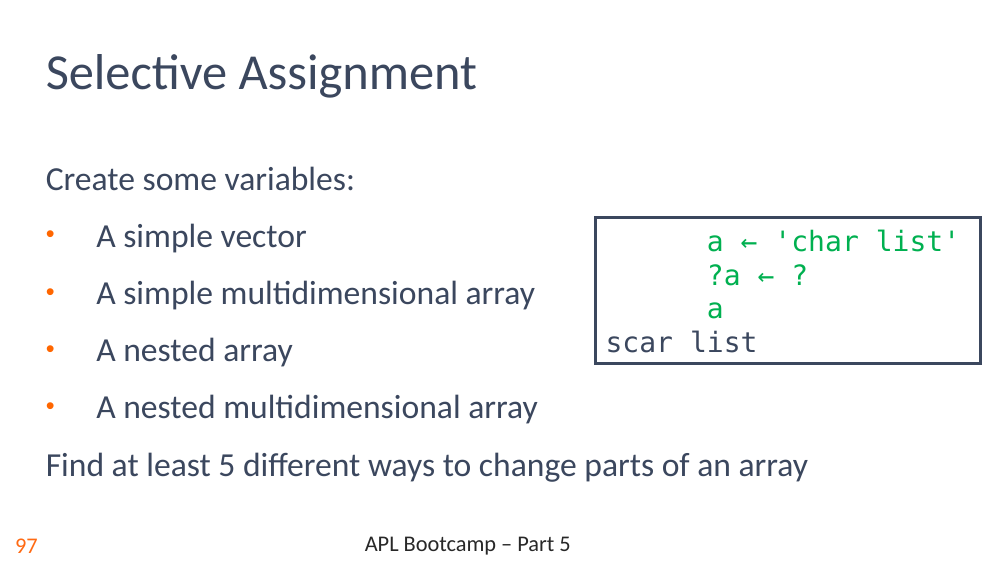
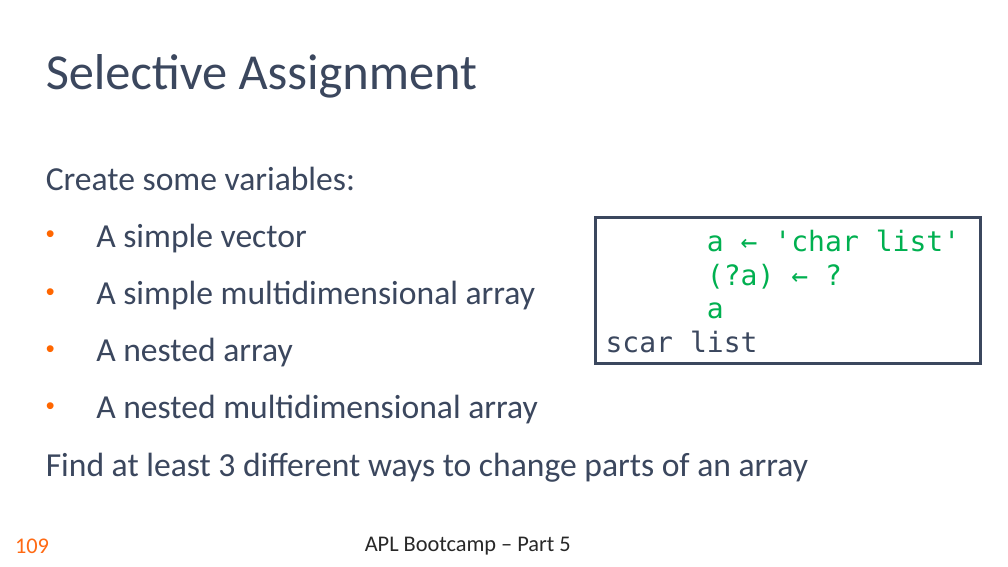
Before and after one commit to rikedyp/APLBootcamp, a slide deck: slide 110 of slides/APL_Bootcamp-part-5.pptx (slide 98 before the commit). Drawn at 1008x567 pixels with LibreOffice and Linux fonts; fonts in the diff are those of the drawing; background and template pictures are left out. Boxes give left, top, right and bottom in pixels: in the first picture for what was removed or moved away, otherwise in the second. Text is boxed around its words. In the diff, an @@ line names an element or a change of style, - is before the commit and + after.

```diff
--- a/slides/APL_Bootcamp-part-5.pptx
+++ b/slides/APL_Bootcamp-part-5.pptx
@@ text in rectangle at box(606, 229, 960, 353): text changed @@
-a ← 'char list'
-?a ← ?
-a
-scar list
+a ← 'char list'
+(?a) ← ?
+a
+scar list
@@ text at box(46, 452, 809, 482): text changed @@
-Find at least 5 different ways to change parts of an array
+Find at least 3 different ways to change parts of an array
@@ page number at box(15, 538, 49, 553): text changed @@
-97
+109
```
Also in this commit, not shown: 5 other slides changed, 13 slides added, 1 slide removed.
